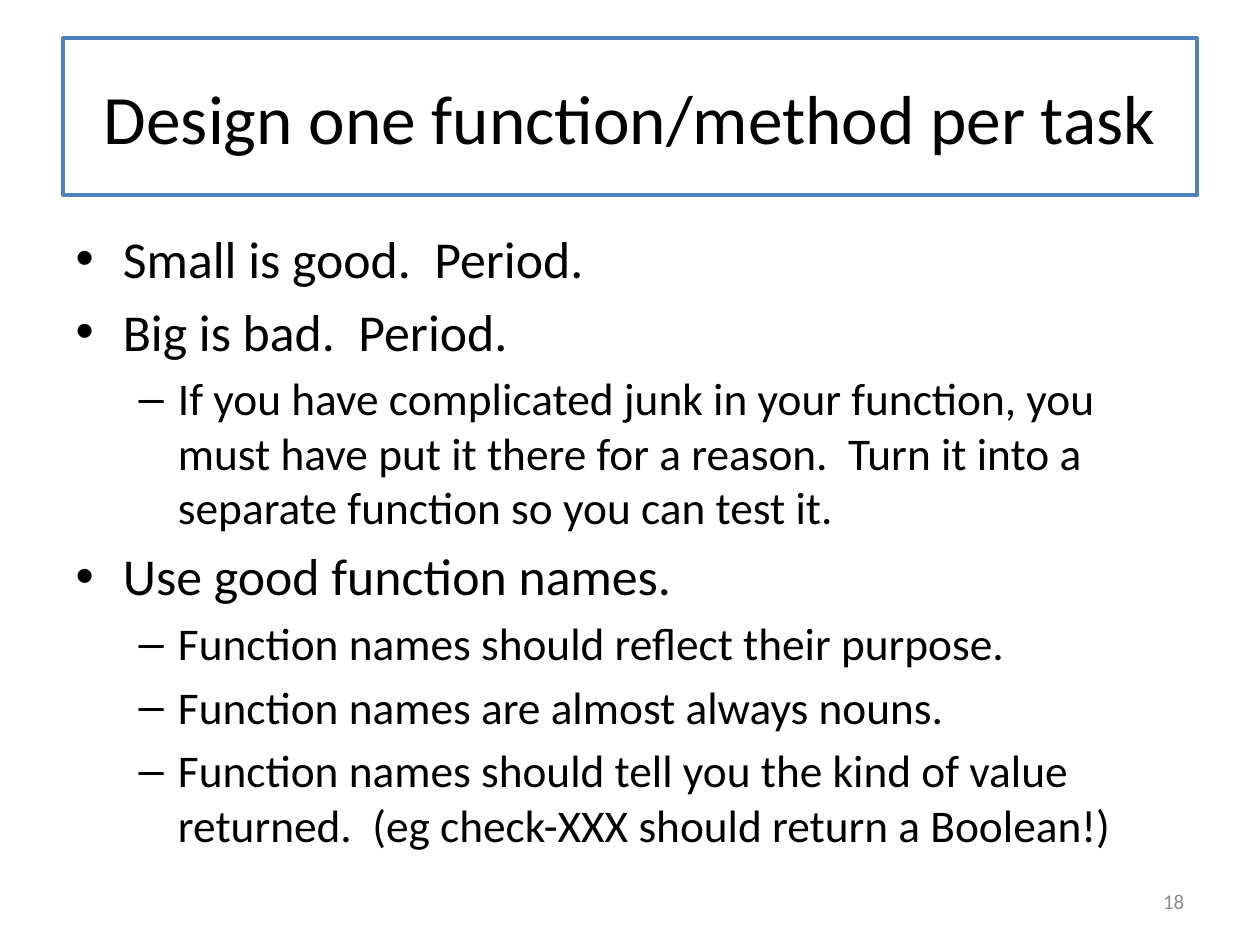
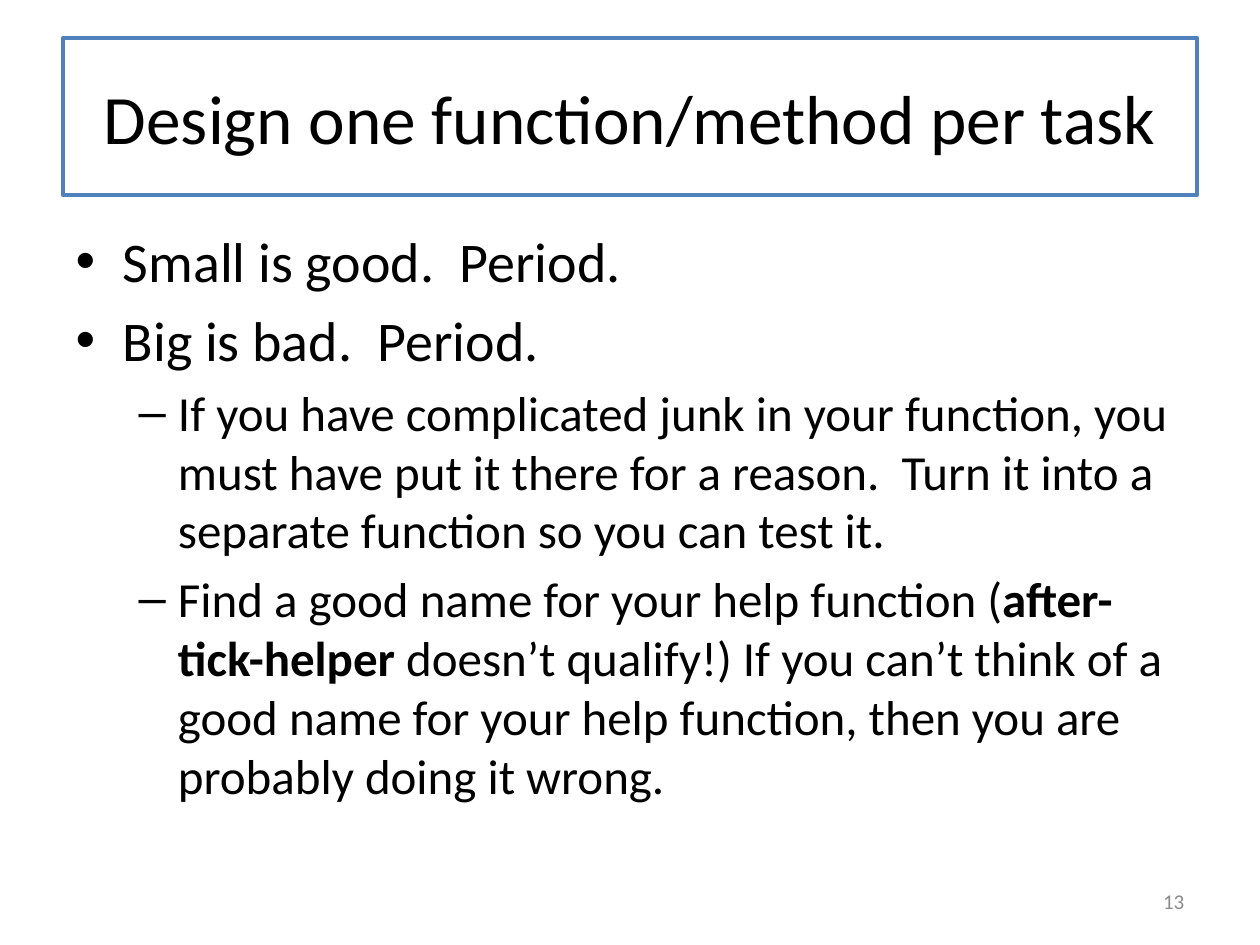
Before and after one commit to mwand/cs5010f16, a slide deck: slide 13 of Slides/Lesson 12.1 The Last Lecture.pptx (slide 18 before the commit). Drawn at 1260x945 pixels with LibreOffice and Linux fonts; fonts in the diff are those of the drawing. Boxes give left, top, right and bottom in pixels: in the first picture for what was removed or moved away, otherwise in the second. Text is boxed around its words. In the diff, an @@ line names an element or a change of style, - is before the commit and + after.

```diff
--- a/Slides/Lesson 12.1 The Last Lecture.pptx
+++ b/Slides/Lesson 12.1 The Last Lecture.pptx
@@ text at [123, 243, 1167, 556]: size 29.6 to 32 pt in "Small is good. Period.", "Big is bad. Period."; size 25.9 to 28 pt in "If you have complicated junk in your ..." @@
@@ text at [178, 581, 1162, 803]: text changed; size 25.9 to 28 pt @@
-• Use good function names.
-  – Function names should reflect their purpose.
-  – Function names are almost always nouns.
-  – Function names should tell you the kind of value returned. (eg check-XXX should return a Boolean!)
+  – Find a good name for your help function (after-tick-helper doesn’t qualify!) If you can’t think of a good name for your help function, then you are probably doing it wrong.
@@ page number at [1163, 895, 1184, 909]: text changed @@
-18
+13
```
Also in this commit, not shown: 9 other slides changed, 12 slides removed, 2 other files.
